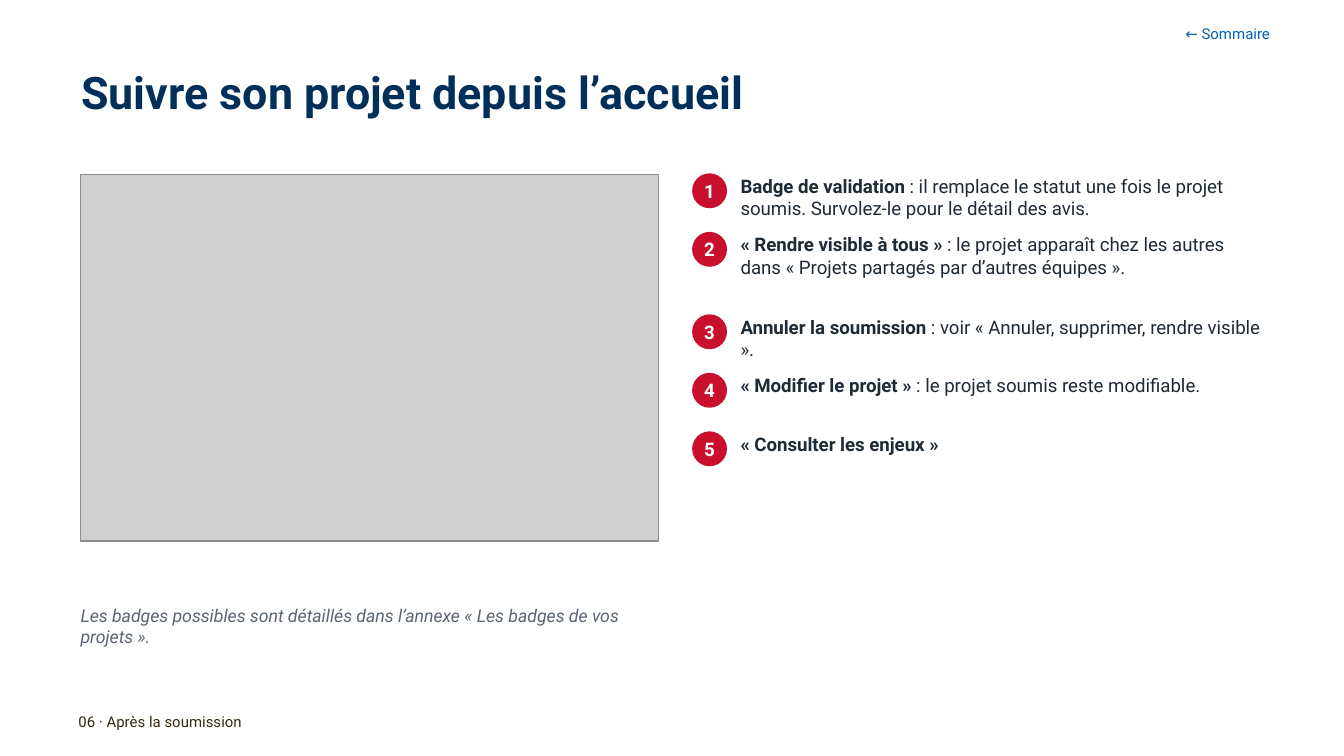
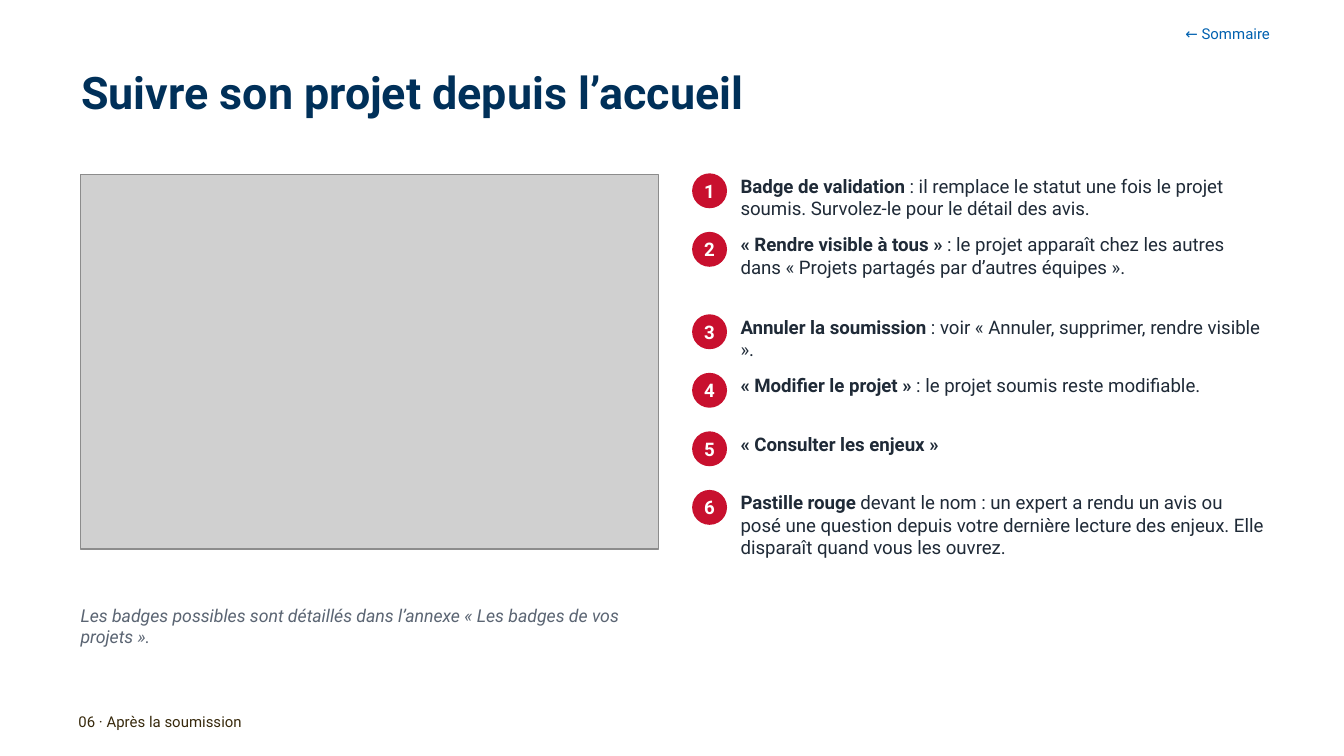
Before and after one commit to antoinelmariel-ux/ProjectNavigator, a slide deck: slide 45 of docs/Project Navigator _ Manuel Chef de Project.pptx (slide 44 before the commit). Drawn at 1344x756 pixels with LibreOffice and Linux fonts; fonts in the diff are those of the drawing; grey boxes stand for pictures; background and template pictures are left out. Boxes give left, top, right and bottom in pixels: in the first picture for what was removed or moved away, otherwise in the second. Text is boxed around its words. In the diff, an @@ line names an element or a change of style, - is before the commit and + after.

```diff
--- a/docs/Project Navigator _ Manuel Chef de Project.pptx
+++ b/docs/Project Navigator _ Manuel Chef de Project.pptx
@@ picture: place and size @@
-picture at box(81, 175, 659, 542)
+picture at box(81, 175, 659, 548)
@@ ellipse added at box(692, 491, 727, 526), fill #C8102E, 10 pt, text #FFFFFF, bold @@
+6
@@ text added at box(741, 495, 1263, 558), 10 pt, text #1F2A37 @@
+Pastille rouge devant le nom : un expert a rendu un avis ou posé une question depuis votre dernière lecture des enjeux. Elle disparaît quand vous les ouvrez.
```
Also in this commit, not shown: 9 other slides changed, 2 slides added, 1 other file.
